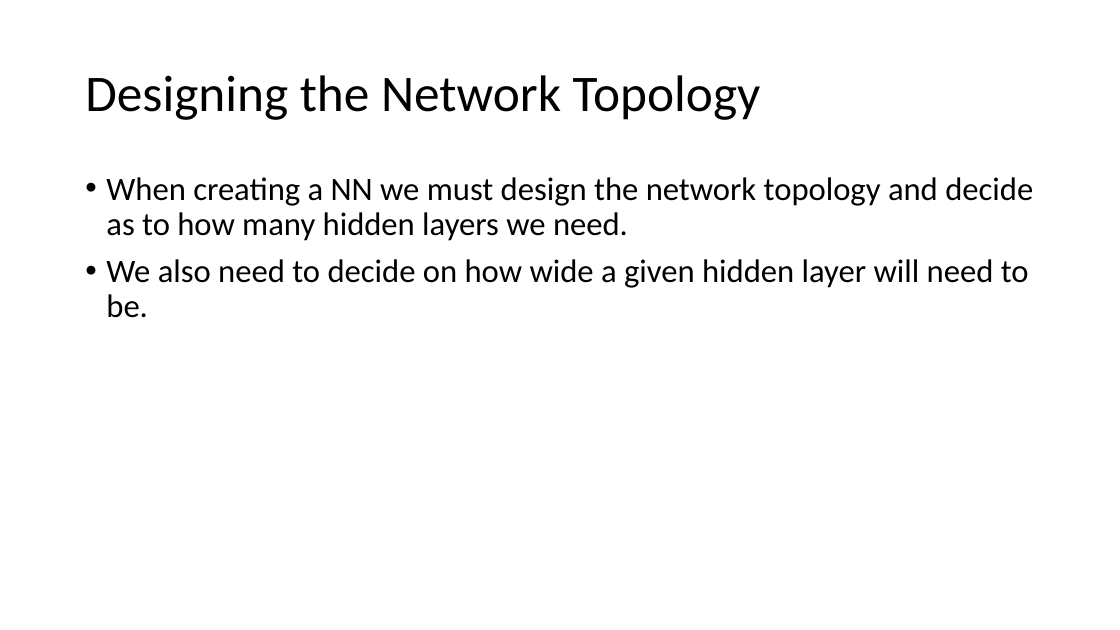
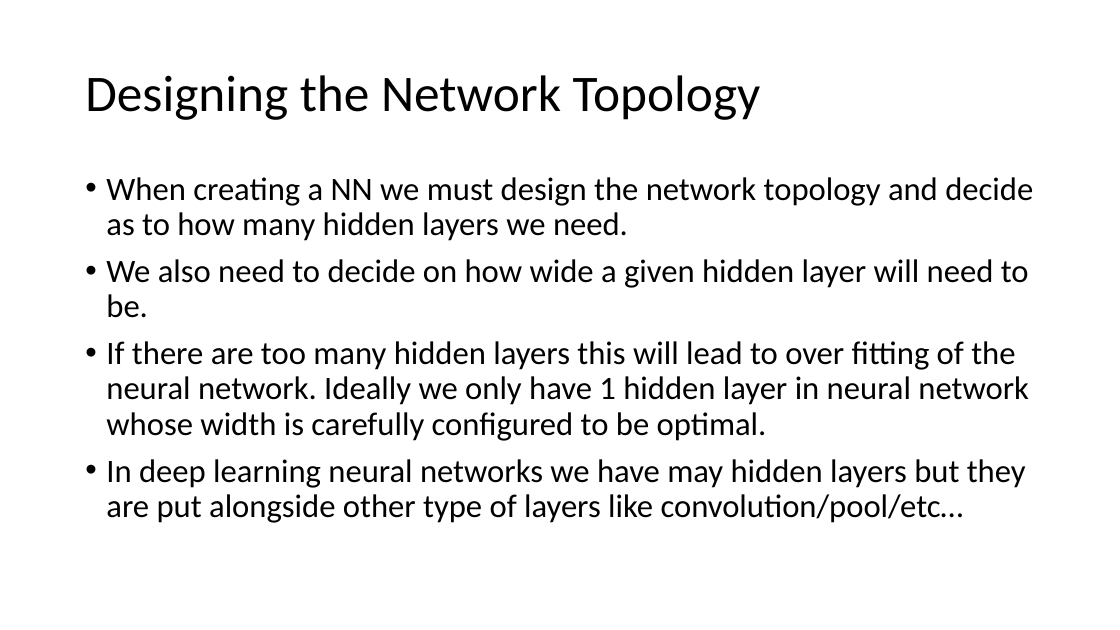
Before and after one commit to mbahrainwala/simpleNN, a slide deck: slide 25 of Introduction To Neural Networks and AI.pptx. Drawn at 1120x630 pixels with LibreOffice and Linux fonts; fonts in the diff are those of the drawing. Boxes give left, top, right and bottom in pixels: in the first picture for what was removed or moved away, otherwise in the second. Text is boxed around its words. In the diff, an @@ line names an element or a change of style, - is before the commit and + after.

```diff
--- a/Introduction To Neural Networks and AI.pptx
+++ b/Introduction To Neural Networks and AI.pptx
@@ text at (x1=106, y1=341, x2=1029, y2=523): paragraphs added @@
+• If there are too many hidden layers this will lead to over fitting of the neural network. Ideally we only have 1 hidden layer in neural network whose width is carefully configured to be optimal.
+• In deep learning neural networks we have may hidden layers but they are put alongside other type of layers like convolution/pool/etc…
```
Also in this commit, not shown: 1 slide added, 7 other files.
